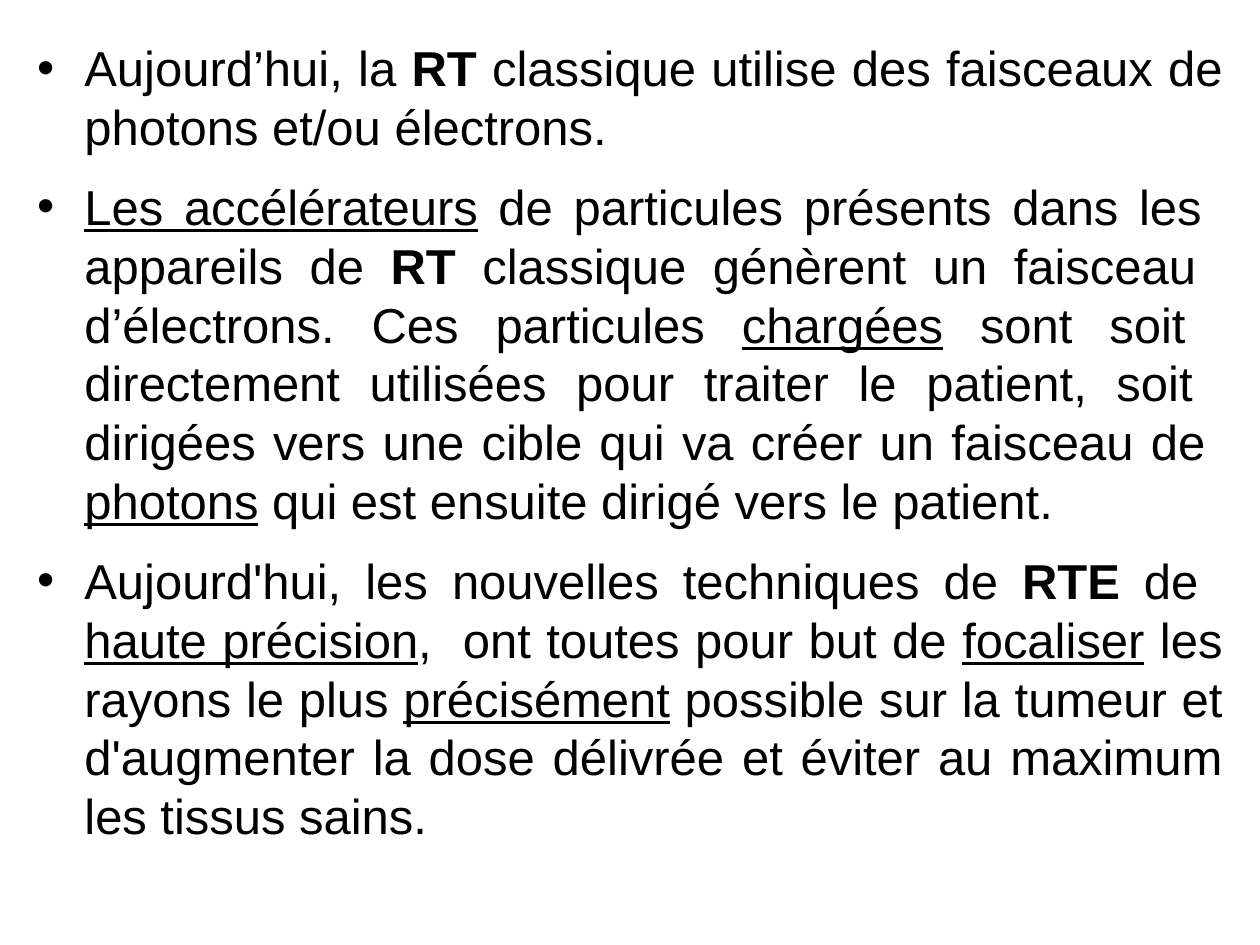
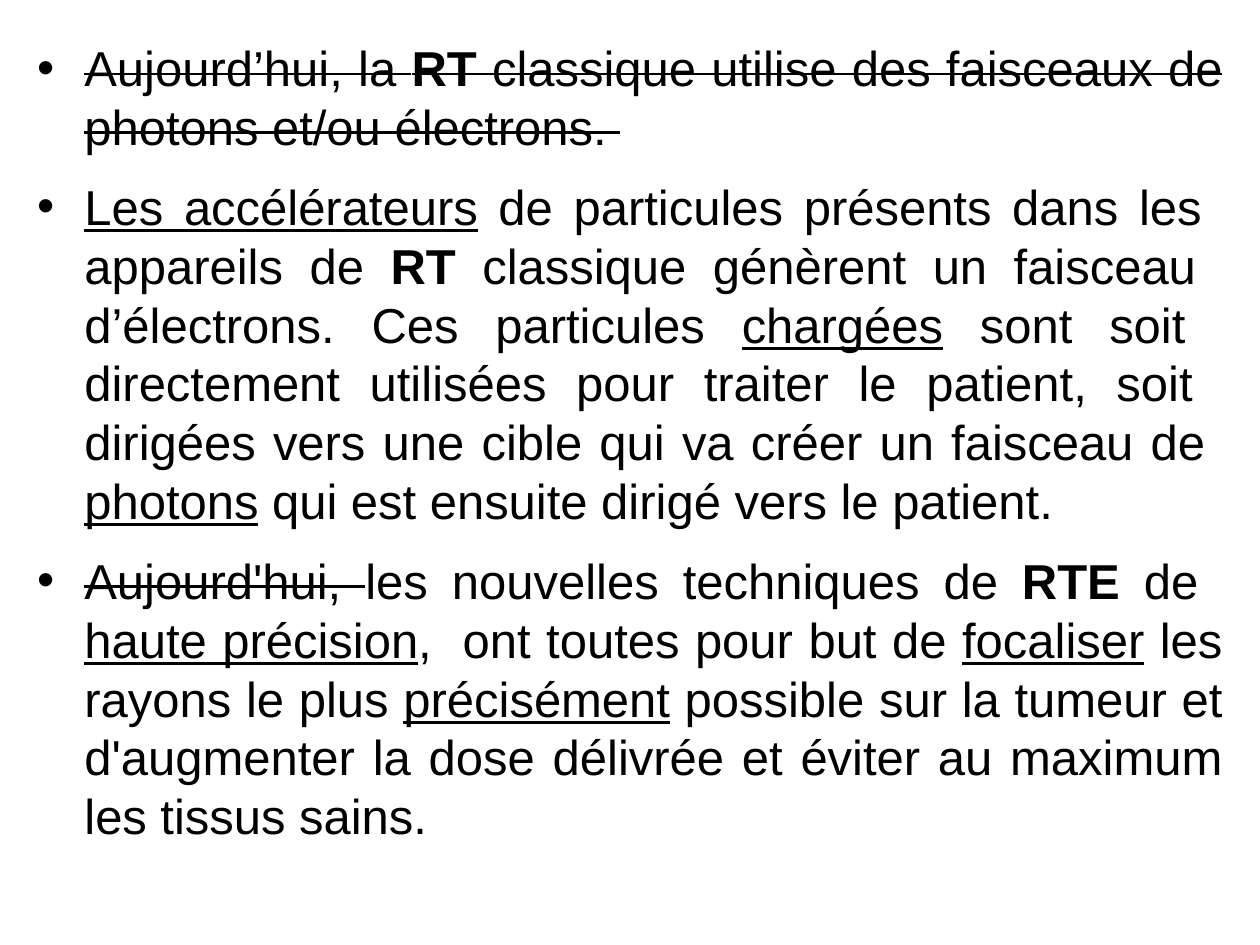
Before and after one commit to ay-learn/RT-ORL, a slide deck: slide 6 of power-point/biophysique.pptx. Drawn at 1260x945 pixels with LibreOffice and Linux fonts; fonts in the diff are those of the drawing; background and template pictures are left out. Boxes give left, top, right and bottom in pixels: in the first picture for what was removed or moved away, otherwise in the second. Text is boxed around its words. In the diff, an @@ line names an element or a change of style, - is before the commit and + after.

```diff
--- a/power-point/biophysique.pptx
+++ b/power-point/biophysique.pptx
@@ text at box(84, 50, 1223, 835): strikethrough on in "Aujourd’hui, la RT classique utilise des faisceaux ...", "Aujourd'hui," @@
```
Also in this commit, not shown: 12 other slides changed, 1 slide added, 2 slides removed.
